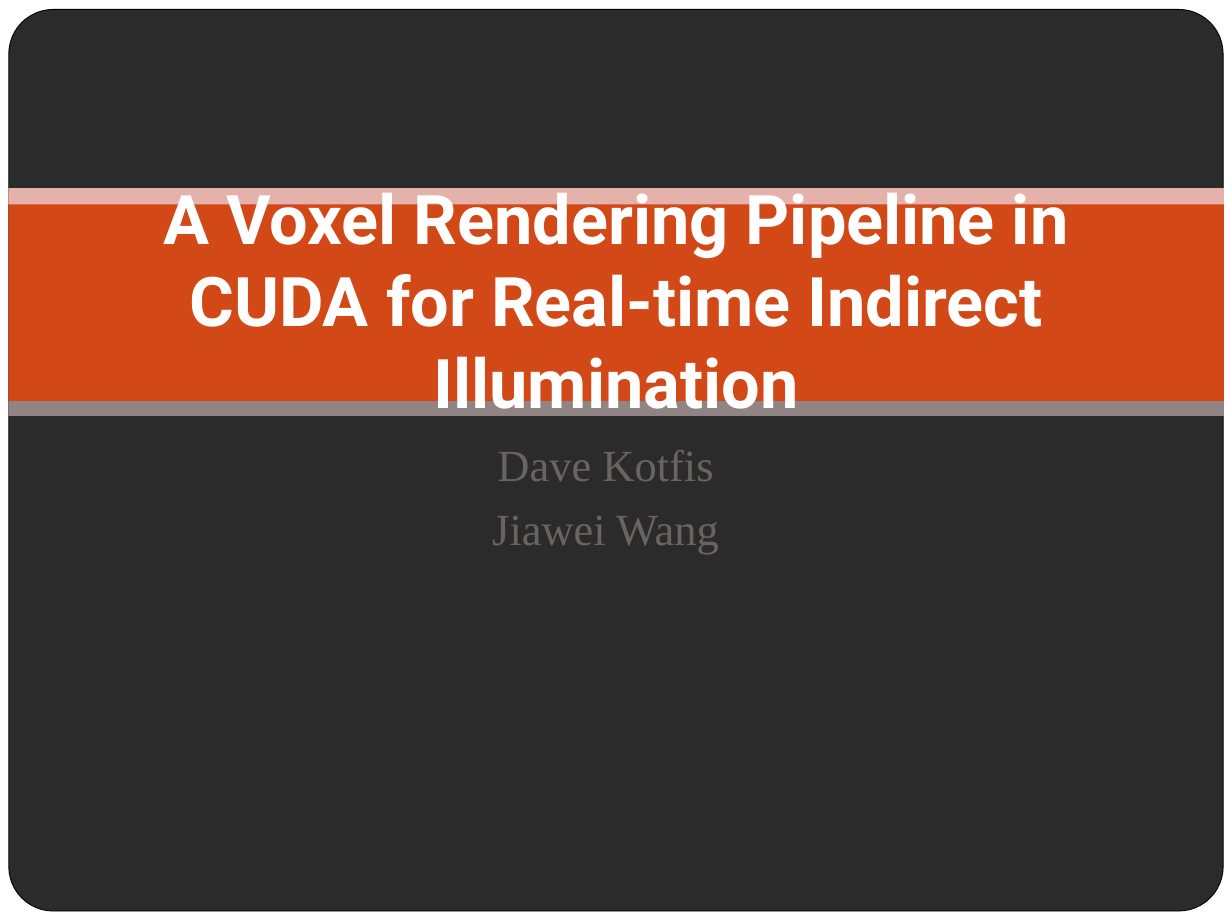
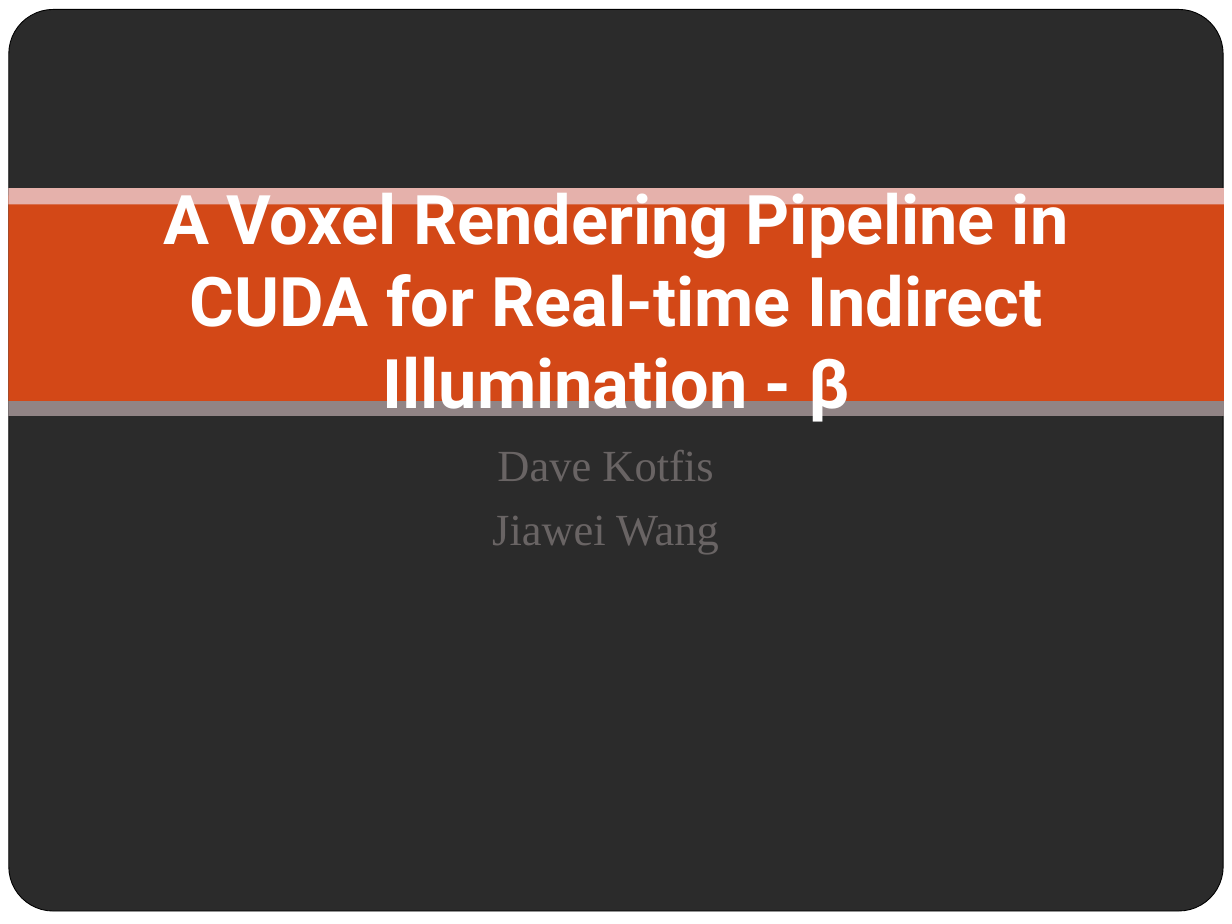
Before and after one commit to wang1262/Voxel-based-Rendering-, a slide deck: slide 1 of presentations/beta.pptx. Drawn at 1232x924 pixels with LibreOffice and Linux fonts; fonts in the diff are those of the drawing; background and template pictures are left out; a plain dark background stands for a picture behind light text. Boxes give left, top, right and bottom in pixels: in the first picture for what was removed or moved away, otherwise in the second. Text is boxed around its words. In the diff, an @@ line names an element or a change of style, - is before the commit and + after.

```diff
--- a/presentations/beta.pptx
+++ b/presentations/beta.pptx
@@ title at (163,181,1068,424): text changed @@
-A Voxel Rendering Pipeline in CUDA for Real-time Indirect Illumination
+A Voxel Rendering Pipeline in CUDA for Real-time Indirect Illumination - β
```
Also in this commit, not shown: 2 other slides changed, 2 slides added, 1 other file.
